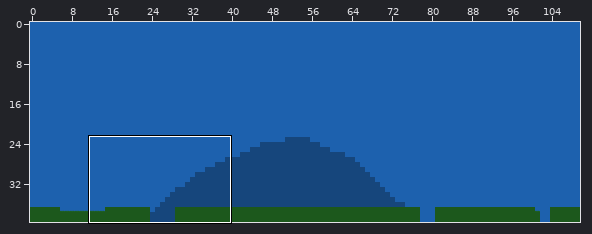
An edit to a level. Tiled map, assets/tilemap_t.tmx. Above: a wide view before the commit, with the close-up outlined.
Close-up. Old version:
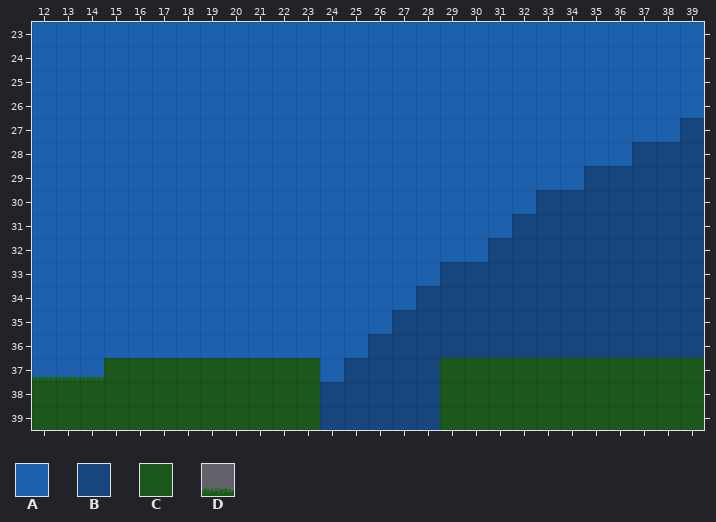
Cells are 32x32 px. Shown: x 12..39, y 23..39. The commit also changed other parts of the map, which this record leaves out.
Key: from "tileset": A 25, B 75, C 125, D 126.
_ is an empty cell, # one hidden under a higher layer.
Layer "Background" before, first column x 12:
23 AAAAAAAAAAAAAAAAAAAAAAAAAAAA
24 AAAAAAAAAAAAAAAAAAAAAAAAAAAA
25 AAAAAAAAAAAAAAAAAAAAAAAAAAAA
26 AAAAAAAAAAAAAAAAAAAAAAAAAAAA
27 AAAAAAAAAAAAAAAAAAAAAAAAAAA#
28 AAAAAAAAAAAAAAAAAAAAAAAAA###
29 AAAAAAAAAAAAAAAAAAAAAAA#####
30 AAAAAAAAAAAAAAAAAAAAA#######
31 AAAAAAAAAAAAAAAAAAAA########
32 AAAAAAAAAAAAAAAAAAA#########
33 AAAAAAAAAAAAAAAAA###########
34 AAAAAAAAAAAAAAAA############
35 AAAAAAAAAAAAAAA#############
36 AAAAAAAAAAAAAA##############
37 AAA#########A###############
38 ############################
39 ############################
Layer "MidGround" before, first column x 12:
23 ____________________________
24 ____________________________
25 ____________________________
26 ____________________________
27 ___________________________B
28 _________________________BBB
29 _______________________BBBBB
30 _____________________BBBBBBB
31 ____________________BBBBBBBB
32 ___________________BBBBBBBBB
33 _________________BBBBBBBBBBB
34 ________________BBBBBBBBBBBB
35 _______________BBBBBBBBBBBBB
36 ______________BBBBBBBBBBBBBB
37 _____________BBBB###########
38 ____________BBBBB###########
39 ___________#BBBBB###########
Layer "Platform" before, first column x 12:
23 ____________________________
24 ____________________________
25 ____________________________
26 ____________________________
27 ____________________________
28 ____________________________
29 ____________________________
30 ____________________________
31 ____________________________
32 ____________________________
33 ____________________________
34 ____________________________
35 ____________________________
36 ____________________________
37 DDDCCCCCCCCC_____CCCCCCCCCCC
38 CCCCCCCCCCCC_____CCCCCCCCCCC
39 CCCCCCCCCCCC_____CCCCCCCCCCC
The result:
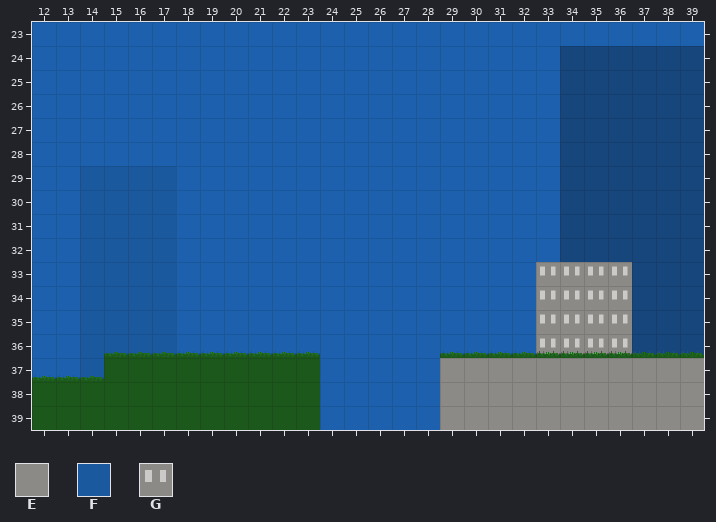
Further tiles: from "tileset": E 1, F 50, G 78.
From old to new:
Layer "Background":
The author put tile B in row 36 at x 37 to 39.
Tile A becomes tile B in rows 24 to 26 at x 34 to 39; in row 27 at x 34 to 38; in row 28 at x 34 to 36; in row 29 at x 34.
Tile A becomes tile F in row 36 at x 15 to 17.
Layer "MidGround":
Tile B becomes tile G in rows 33 to 36 at x 33 to 36.
Tile B is removed in row 30 at x 33; in row 31 at x 32 to 33; in row 32 at x 31 to 33; in row 33 at x 29 to 32; in row 34 at x 28 to 32; in row 35 at x 27 to 32.
Tile B is removed in row 36 at x 26 to 32 and 37 to 39; in row 37 at x 25 to 28; in rows 38 to 39 at x 24 to 28.
Layer "Platform":
The author put tile D in row 36 at x 15 to 23 and 29 to 39.
Tile C becomes tile E in rows 37 to 39 at x 29 to 39.
Changed places in both close-ups, as pixel boxes (x1, y1, x2, y2):
changed: (320, 46, 704, 430)
changed: (104, 334, 320, 358)
